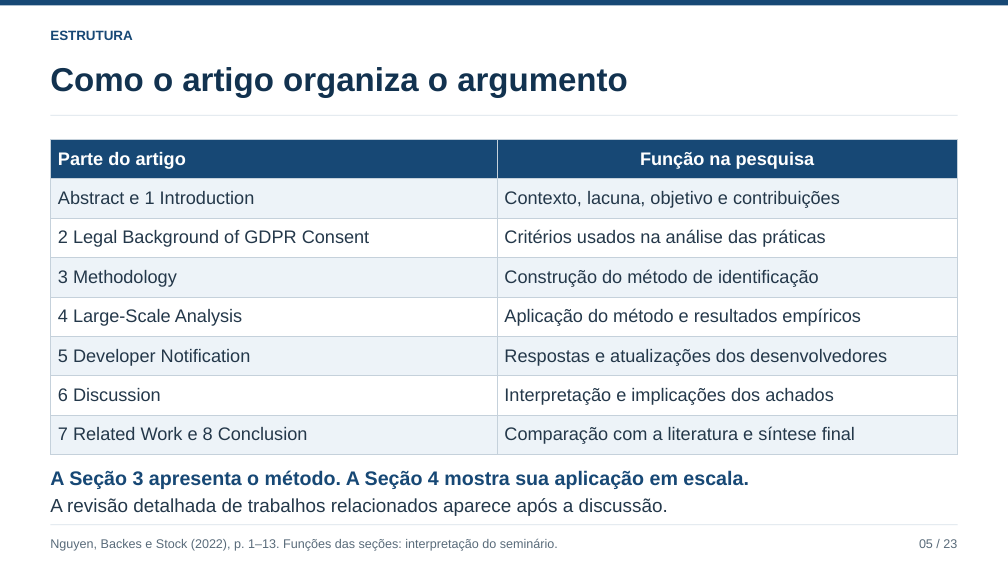
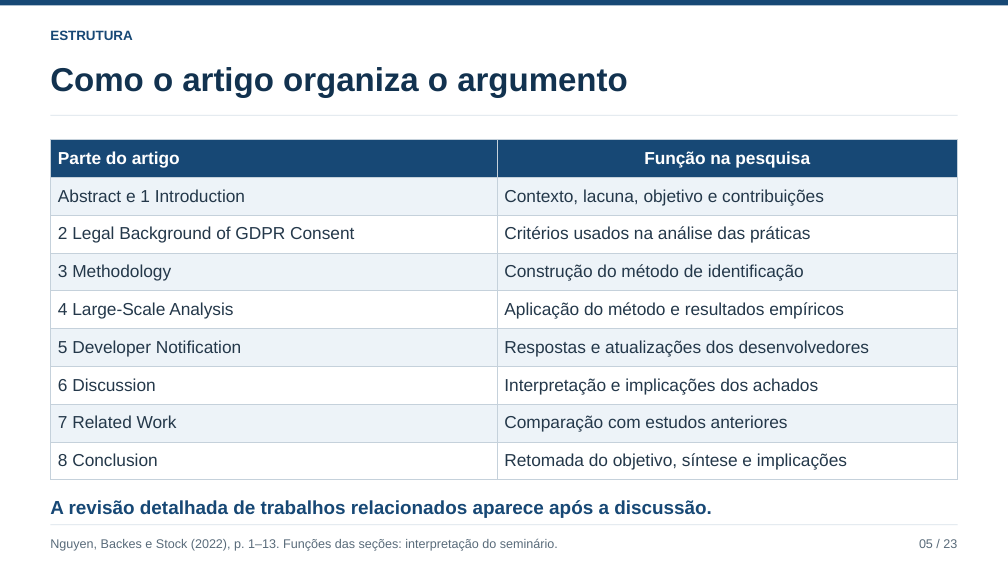
Before and after one commit to ClaudioAMF1/TCC, a slide deck: slide 5 of seminario/apresentacao/seminario-analise-de-artigo.pptx. Drawn at 1008x567 pixels with LibreOffice and Linux fonts; fonts in the diff are those of the drawing. Boxes give left, top, right and bottom in pixels: in the first picture for what was removed or moved away, otherwise in the second. Text is boxed around its words. In the diff, an @@ line names an element or a change of style, - is before the commit and + after.

```diff
--- a/seminario/apresentacao/seminario-analise-de-artigo.pptx
+++ b/seminario/apresentacao/seminario-analise-de-artigo.pptx
@@ table at bbox=[51, 139, 958, 479] @@
-row 8: 7 Related Work e 8 Conclusion | Comparação com a literatura e síntese final
+row 8: 7 Related Work | Comparação com estudos anteriores
+row 9: 8 Conclusion | Retomada do objetivo, síntese e implicações
@@ text removed at bbox=[50, 470, 749, 489] @@
-A Seção 3 apresenta o método. A Seção 4 mostra sua aplicação em escala.
@@ text "A revisão detalhada de trabalhos ..." at bbox=[50, 500, 712, 518]: text colour #24384A to #174875, bold on @@
```
Also in this commit, not shown: 12 other slides changed, 10 other files.
